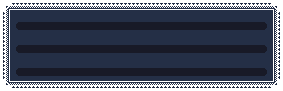
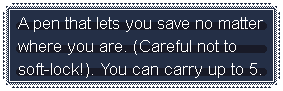
The second w=283, h=91 image is a revision of the first. Changes to its layers:
added layer "EN" above "JP" over <box>18,17,263,78</box>
